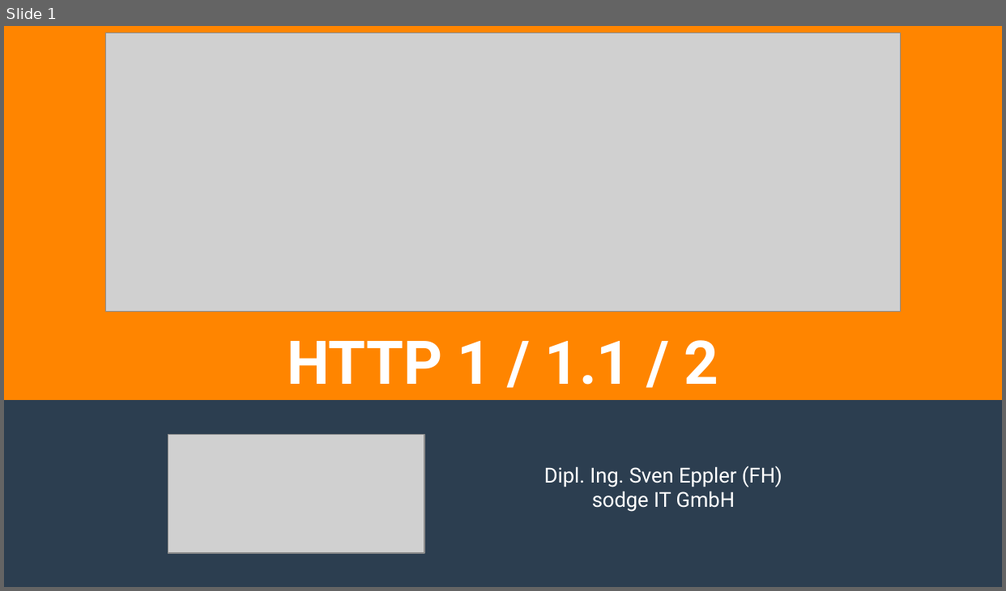
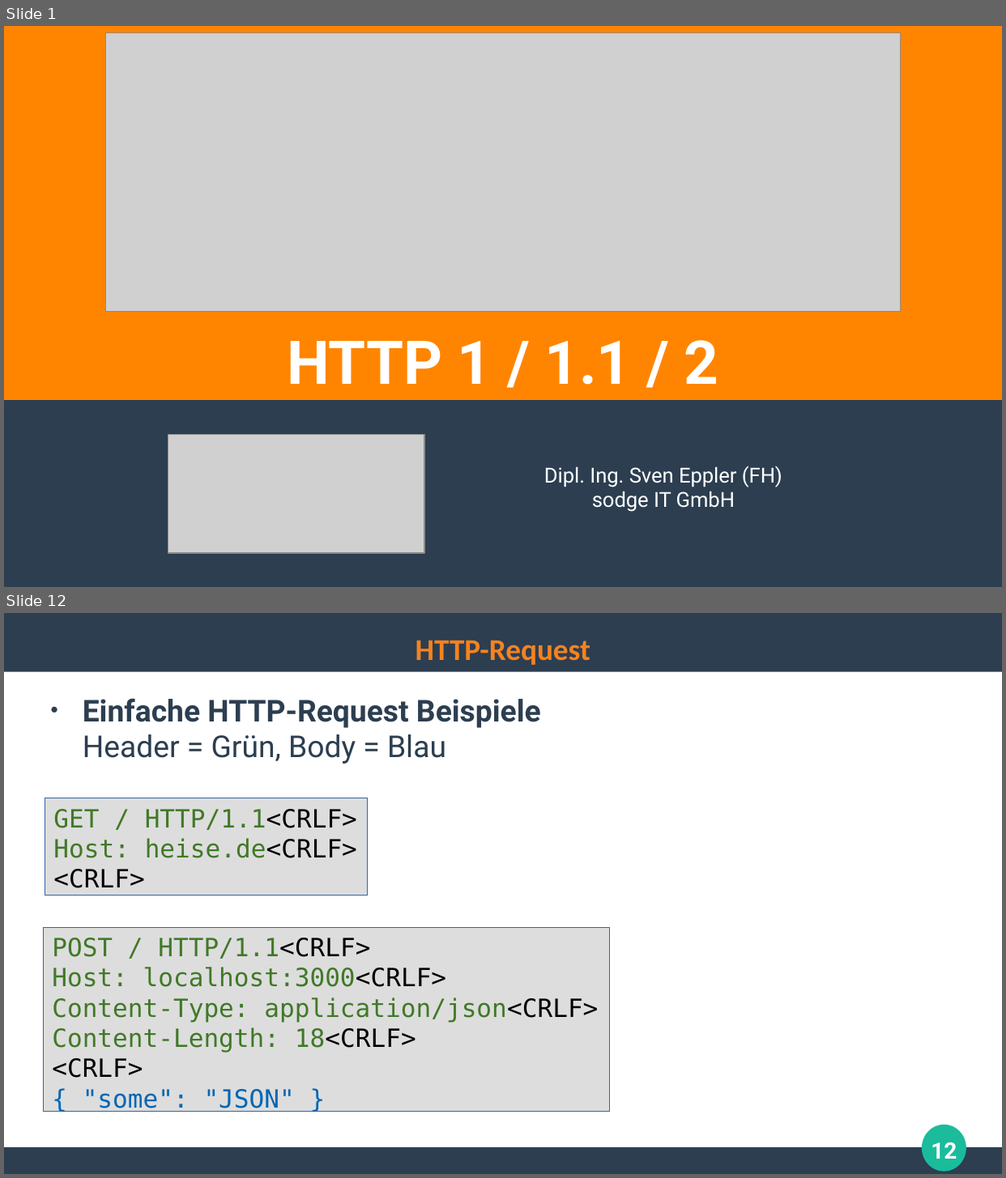
Before and after one commit to ghandmann/HS-AlbSig-WebAnwendungen2, a slide deck: Kapitel/02_HTTP.odp. Shown one above the other, each under a label of ours: slide 1 before the commit, slides 1 and 12 after it; the slides between them are not shown. The pictures are 1006x591 and 1006x1178 pixels, drawn with LibreOffice and Linux fonts; fonts in the diff are those of the drawing; grey boxes stand for pictures. Boxes give left, top, right and bottom in pixels: in the first picture for what was removed or moved away, otherwise in the second. Text is boxed around its words. In the diff, an @@ line names an element or a change of style, - is before the commit and + after.

Commit message:
Update HTTP presentation

```diff
--- a/Kapitel/02_HTTP.odp
+++ b/Kapitel/02_HTTP.odp
@@ slide 12 added at (4,613,1002,1174), background #FFFFFF @@
@@ rectangle added at (4,613,1002,672), fill #2C3E50 @@
@@ title added at (415,641,590,665), 24 pt, text #F58220, bold @@
+HTTP-Request
@@ text added at (83,698,541,764), 24 pt, text #2C3E50, bold @@
+● Einfache HTTP-Request Beispiele
+  Header = Grün, Body = Blau
@@ rectangle added at (44,798,367,896), fill #DDDDDD, outline #3465A4 0 pt, 20 pt, text #407927 @@
+GET / HTTP/1.1<CRLF>
+Host: heise.de<CRLF>
+<CRLF>
@@ rectangle added at (43,927,610,1112), fill #DDDDDD, outline #3465A4 0 pt, 20 pt, text #407927 @@
+POST / HTTP/1.1<CRLF>
+Host: localhost:3000<CRLF>
+Content-Type: application/json<CRLF>
+Content-Length: 18<CRLF>
+<CRLF>
+{ "some": "JSON" }
@@ ellipse added at (923,1125,966,1172), fill #1ABC9C @@
@@ page number added at (931,1143,957,1159), 18 pt, text #FFFFFF, bold @@
+12
@@ rectangle added at (4,1148,1002,1174), fill #2C3E50 @@
```
Also in this commit, not shown: 4 slides changed, 14 other slides added, 3 slides removed.
